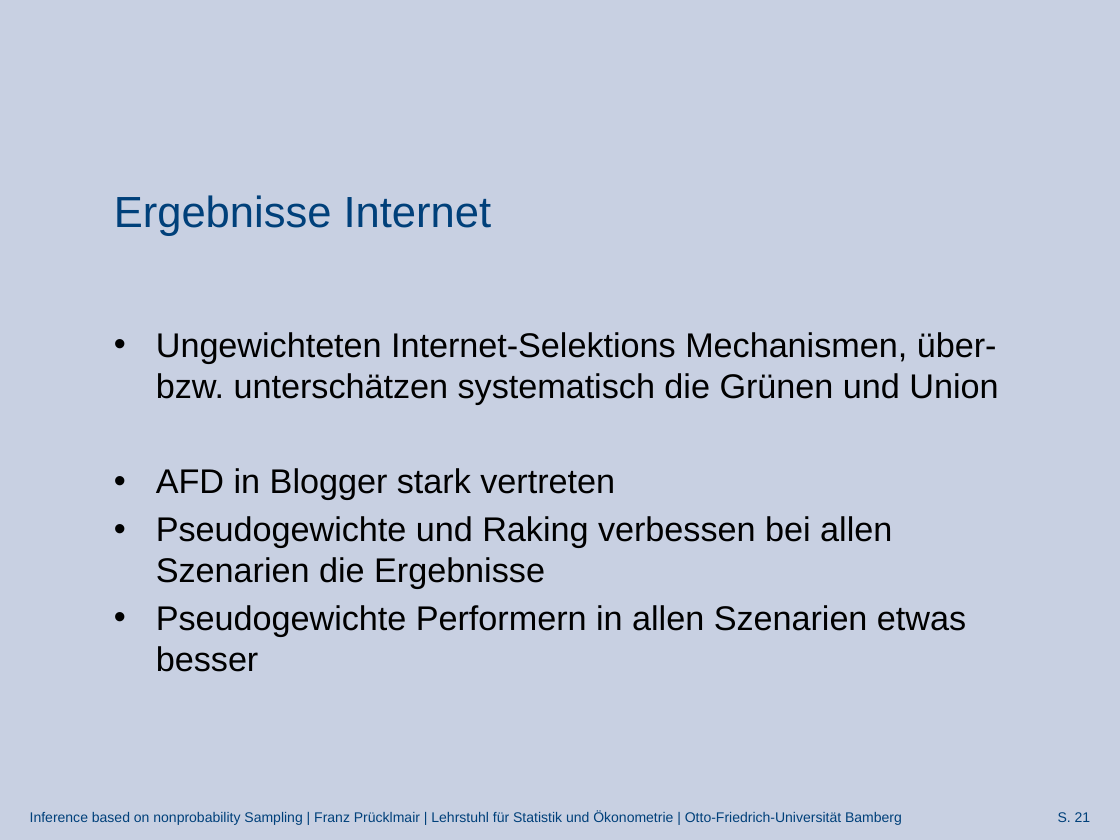
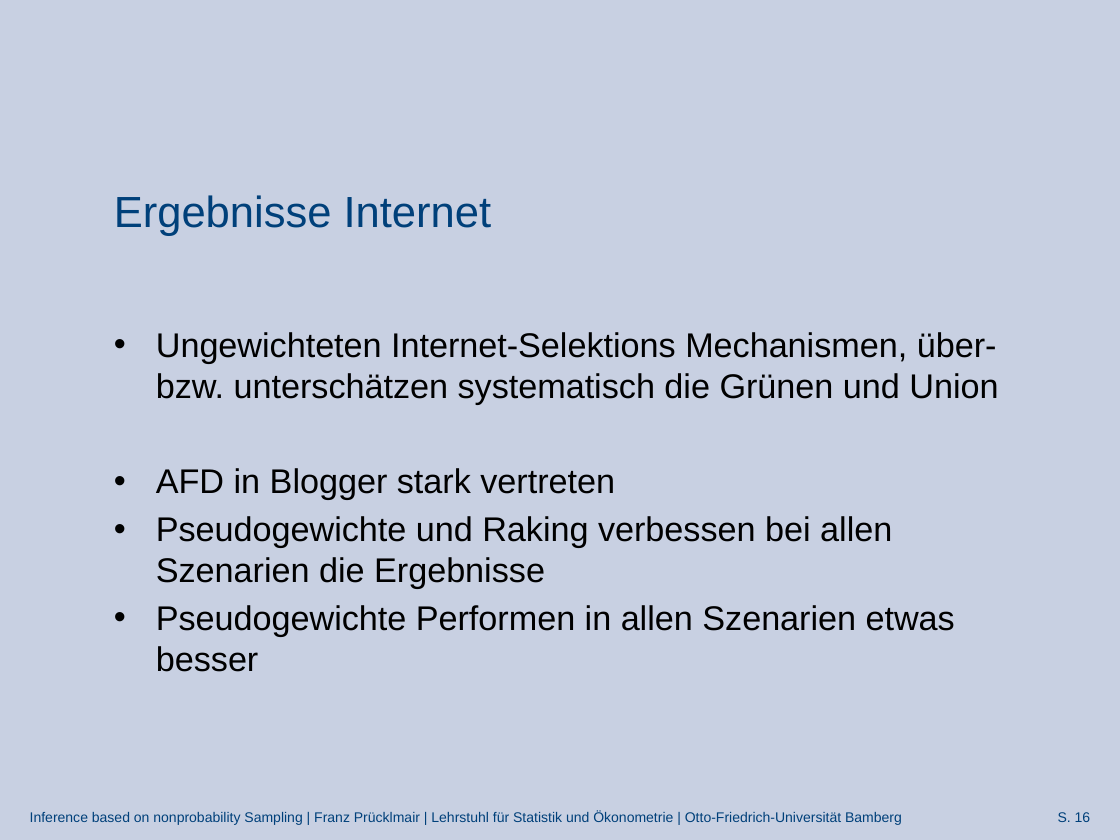
Before and after one commit to FranzPruecklmair/Civey, a slide deck: slide 16 of Präsentation_JF_29.04.2022.pptx (slide 21 before the commit). Drawn at 1120x840 pixels with LibreOffice and Linux fonts; fonts in the diff are those of the drawing; background and template pictures are left out. Boxes give left, top, right and bottom in pixels: in the first picture for what was removed or moved away, otherwise in the second. Text is boxed around its words. In the diff, an @@ line names an element or a change of style, - is before the commit and + after.

Commit message:
Präsi + Internet dauer SAR Annahme Korrigiert

```diff
--- a/Präsentation_JF_29.04.2022.pptx
+++ b/Präsentation_JF_29.04.2022.pptx
@@ text at bbox=[156, 605, 955, 672]: text changed @@
-• Pseudogewichte Performern in allen Szenarien etwas besser
+• Pseudogewichte Performen in allen Szenarien etwas besser
@@ page number at bbox=[1058, 812, 1091, 822]: text changed @@
-S. 21
+S. 16
```
Also in this commit, not shown: 7 other slides changed, 6 slides added, 10 slides removed, 2 other files.
